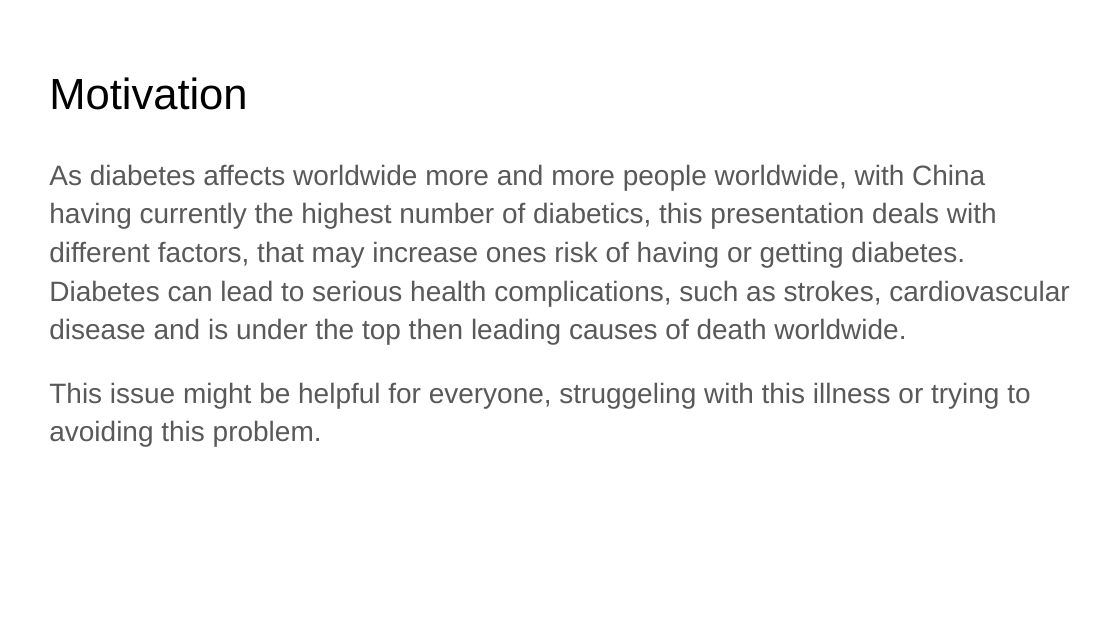
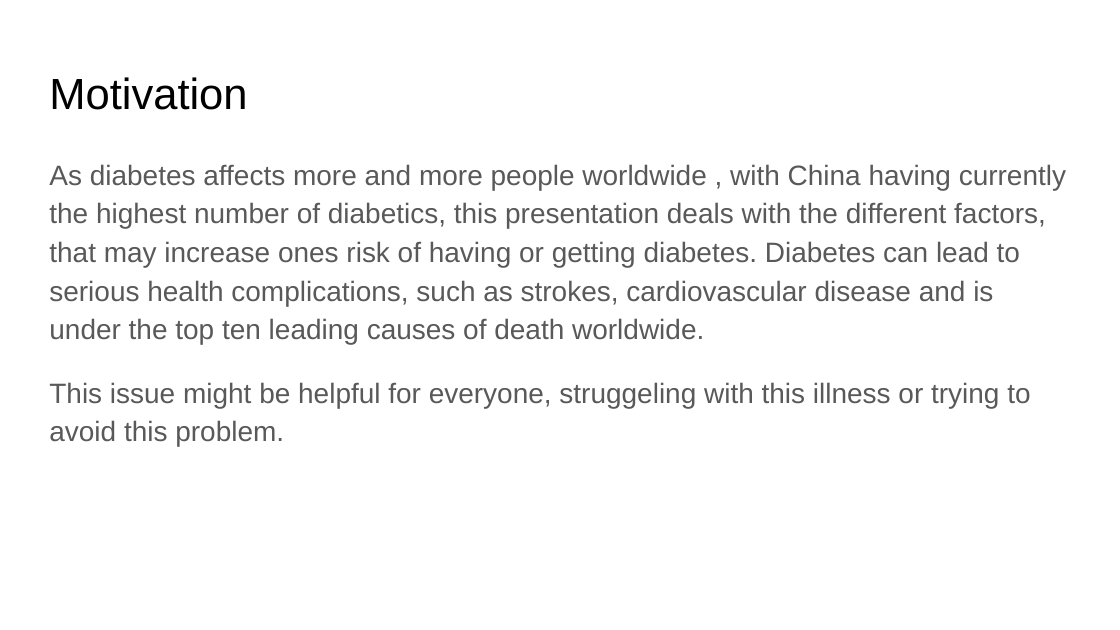
Before and after one commit to an-m-t/EDX-Final-Project-Week, a slide deck: slide 3 of Diabetes_Presentation.pptx. Drawn at 1120x630 pixels with LibreOffice and Linux fonts; fonts in the diff are those of the drawing. Boxes give left, top, right and bottom in pixels: in the first picture for what was removed or moved away, otherwise in the second. Text is boxed around its words. In the diff, an @@ line names an element or a change of style, - is before the commit and + after.

```diff
--- a/Diabetes_Presentation.pptx
+++ b/Diabetes_Presentation.pptx
@@ text at (49,164,1066,447): text changed @@
-As diabetes affects worldwide more and more people worldwide, with China having currently the highest number of diabetics, this presentation deals with different factors, that may increase ones risk of having or getting diabetes. Diabetes can lead to serious health complications, such as strokes, cardiovascular disease and is under the top then leading causes of death worldwide.
-This issue might be helpful for everyone, struggeling with this illness or trying to avoiding this problem.
+As diabetes affects more and more people worldwide , with China having currently the highest number of diabetics, this presentation deals with the different factors, that may increase ones risk of having or getting diabetes. Diabetes can lead to serious health complications, such as strokes, cardiovascular disease and is under the top ten leading causes of death worldwide.
+This issue might be helpful for everyone, struggeling with this illness or trying to avoid this problem.
```
Also in this commit, not shown: 5 other slides changed, 1 other file.
